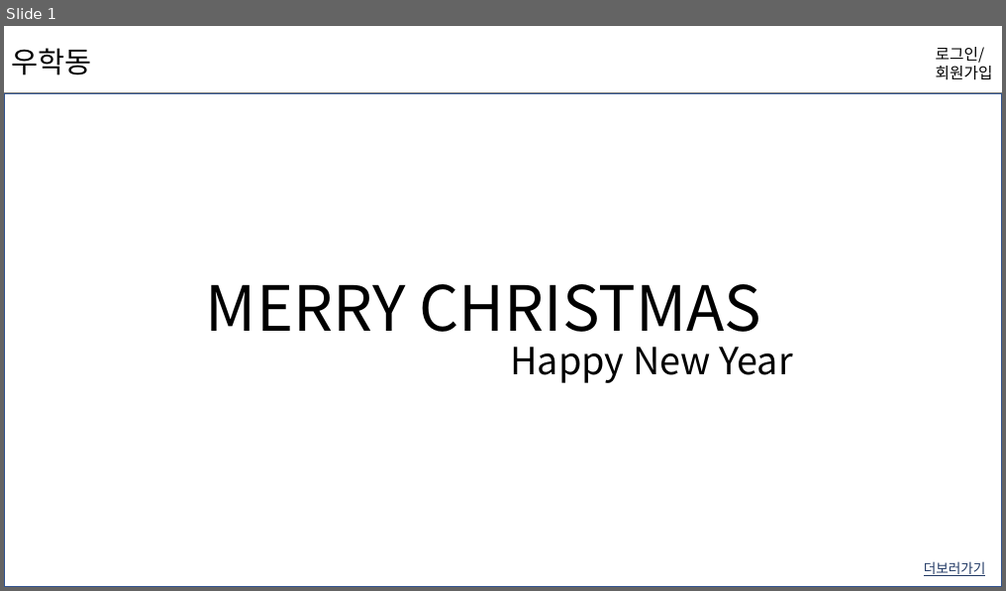
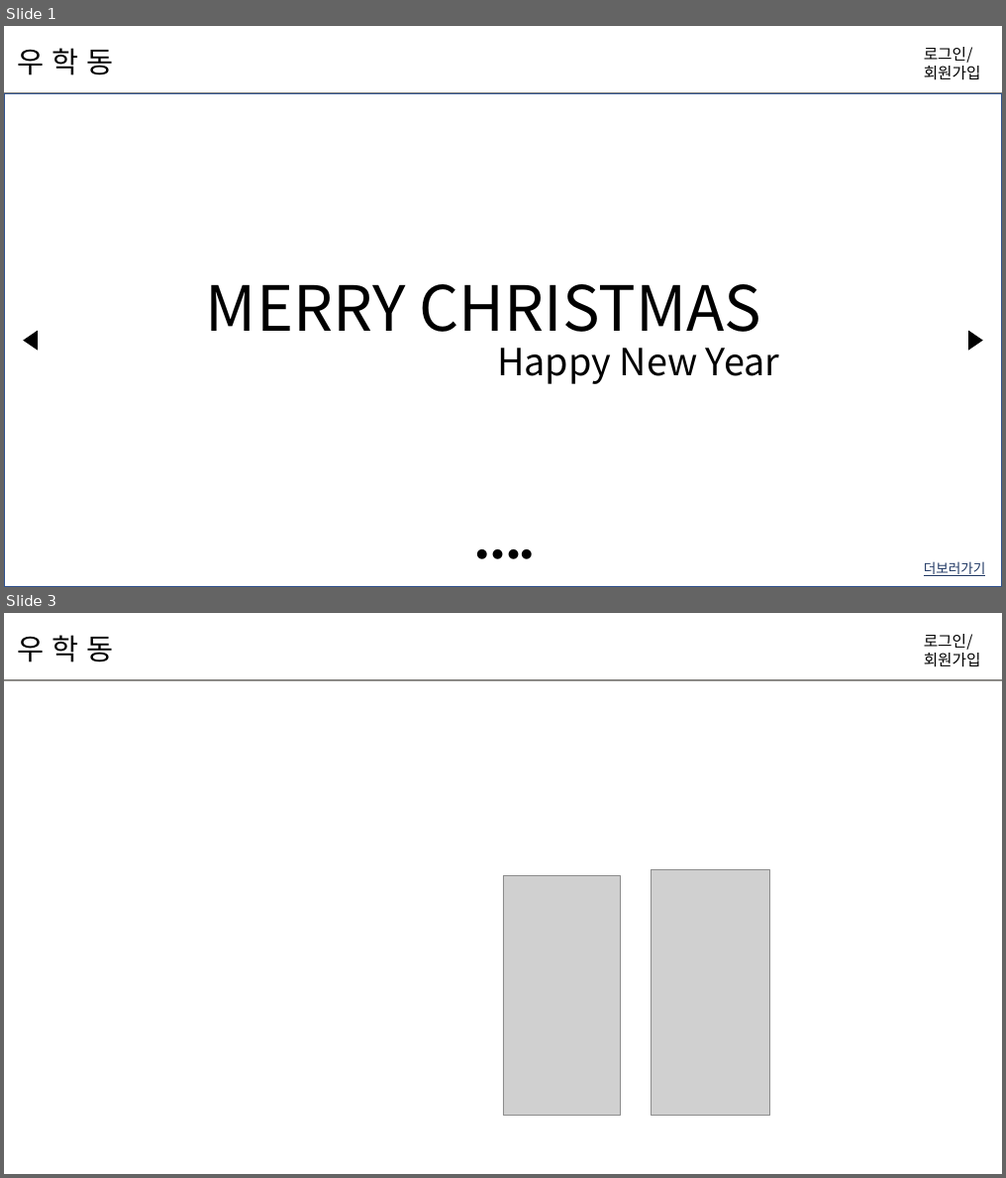
Before and after one commit to hyunniesss/ToyProject, a slide deck: document/와이어프레임/프레젠테이션1.pptx. Shown one above the other, each under a label of ours: slide 1 before the commit, slides 1 and 3 after it; the slides between them are not shown. The pictures are 1006x591 and 1006x1178 pixels, drawn with LibreOffice and Linux fonts; fonts in the diff are those of the drawing; grey boxes stand for pictures; background and template pictures are left out. Boxes give left, top, right and bottom in pixels: in the first picture for what was removed or moved away, otherwise in the second. Text is boxed around its words. In the diff, an @@ line names an element or a change of style, - is before the commit and + after.

```diff
--- a/document/와이어프레임/프레젠테이션1.pptx
+++ b/document/와이어프레임/프레젠테이션1.pptx
@@ slide 3 added at box(4, 613, 1002, 1174), background #FFFFFF @@
@@ text added at box(17, 635, 114, 663), 28 pt, text #000000 @@
+우 학 동
@@ text added at box(924, 634, 981, 667), 15 pt, text #000000 @@
+로그인/
+회원가입
@@ line added from (4, 680) to (1002, 680), #8B8A86 1.5 pt @@
@@ picture added at box(503, 876, 620, 1116) @@
@@ picture added at box(650, 869, 770, 1115) @@
@@ slide 1 changed as well @@
@@ text at box(17, 48, 114, 76): spaces changed @@
-우학동
+우 학 동
@@ text "로그인/": place and size @@
-text "로그인/" at box(936, 47, 993, 80)
+text "로그인/" at box(924, 47, 981, 80)
@@ triangle added at box(24, 331, 37, 349), fill #000000, outline #000000 1 pt @@
@@ text "Happy New Year": place and size @@
-text "Happy New Year" at box(510, 347, 793, 383)
+text "Happy New Year" at box(497, 348, 780, 384)
@@ triangle added at box(969, 331, 982, 349), fill #000000, outline #000000 1 pt @@
@@ text added at box(453, 545, 552, 566), 10.5 pt, text #000000 @@
+● ● ● ● ●
```
Also in this commit, not shown: 1 other slide added, 1 slide removed.
